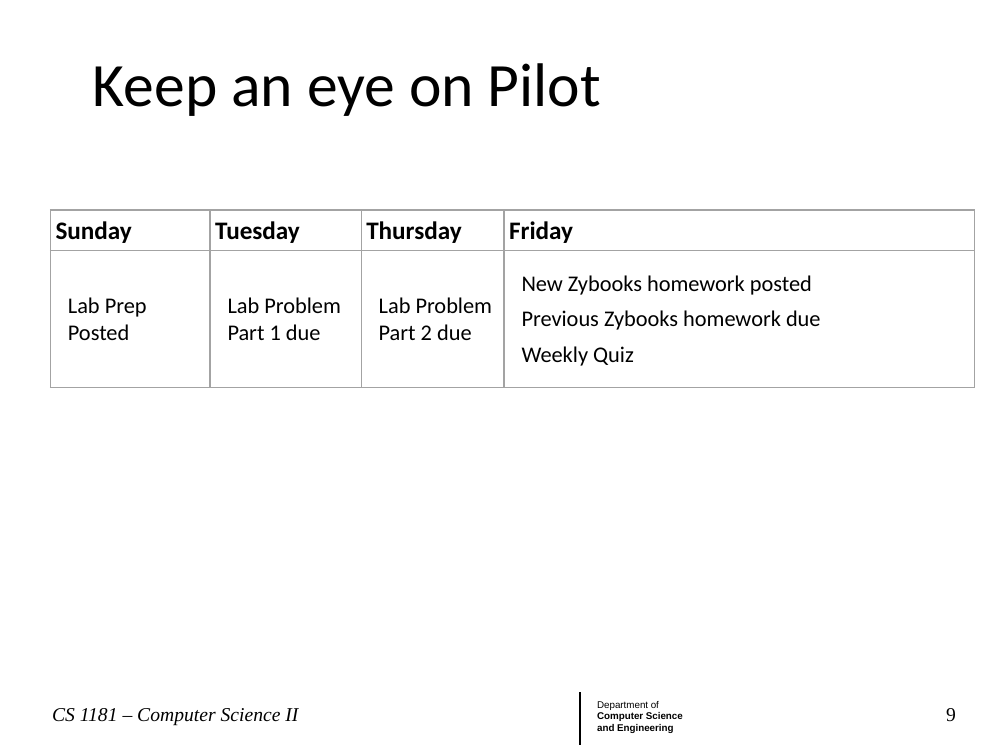
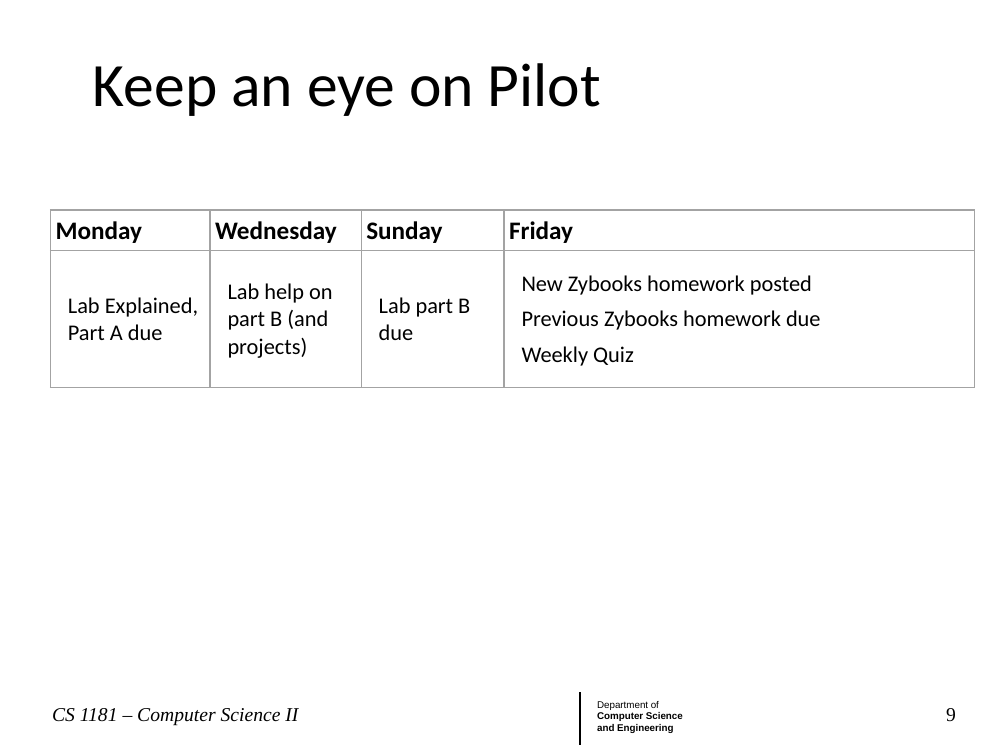
Before and after one commit to mraymer/CS1181_FA24, a slide deck: slide 9 of Lecture Slides/01 Course Introduction.pptx. Drawn at 1008x756 pixels with LibreOffice and Linux fonts; fonts in the diff are those of the drawing; background and template pictures are left out. Boxes give left, top, right and bottom in pixels: in the first picture for what was removed or moved away, otherwise in the second. Text is boxed around its words. In the diff, an @@ line names an element or a change of style, - is before the commit and + after.

```diff
--- a/Lecture Slides/01 Course Introduction.pptx
+++ b/Lecture Slides/01 Course Introduction.pptx
@@ table at (x1=50, y1=210, x2=975, y2=387) @@
-row 1: Sunday | Tuesday | Thursday | Friday
+row 1: Monday | Wednesday | Sunday | Friday
-row 2: Lab Prep Posted | Lab Problem Part 1 due | Lab Problem Part 2 due | New Zybooks homework posted / Previous Zybooks homework due / Weekly Quiz
+row 2: Lab Explained, Part A due | Lab help on part B (and projects) | Lab part B due | New Zybooks homework posted / Previous Zybooks homework due / Weekly Quiz
```
Also in this commit, not shown: 1 other slide changed.
